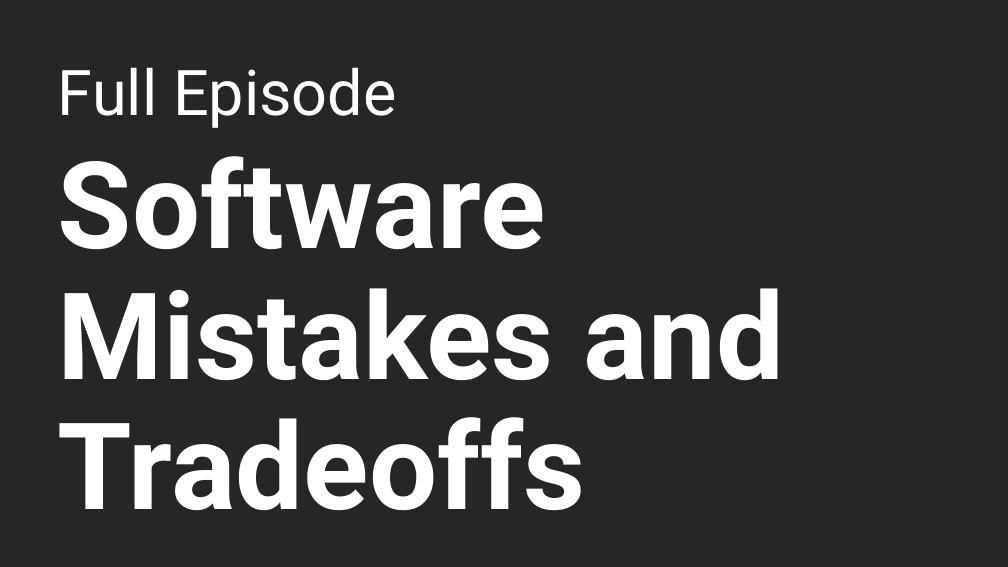
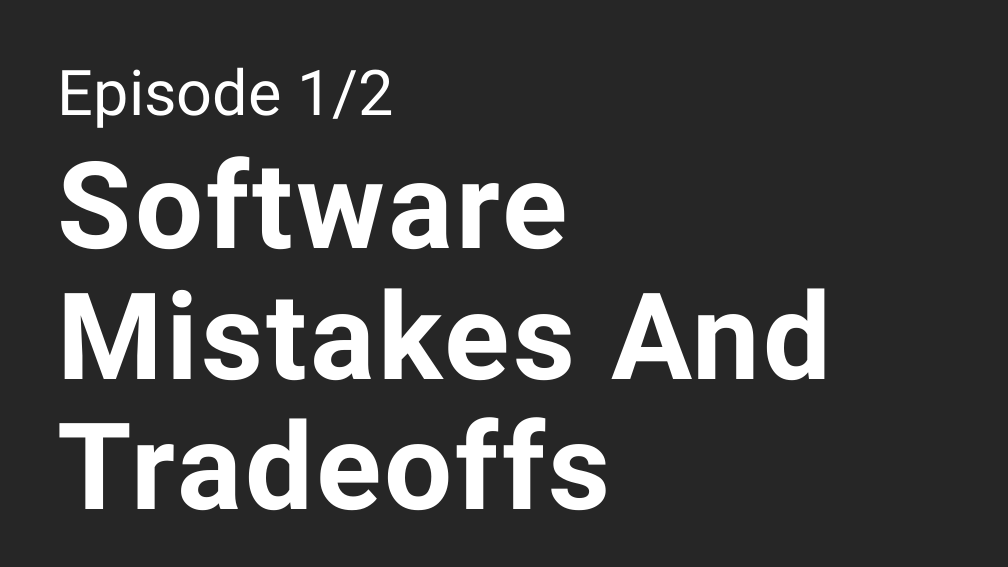
Before and after one commit to naruepanart/youtube-thumbnail, a slide deck: slide 1 of Youtube-Thumbnail.pptx. Drawn at 1008x567 pixels with LibreOffice and Linux fonts; fonts in the diff are those of the drawing. Boxes give left, top, right and bottom in pixels: in the first picture for what was removed or moved away, otherwise in the second. Text is boxed around its words. In the diff, an @@ line names an element or a change of style, - is before the commit and + after.

```diff
--- a/Youtube-Thumbnail.pptx
+++ b/Youtube-Thumbnail.pptx
@@ text at [58, 67, 394, 128]: text changed @@
-Full Episode
+Episode 1/2
@@ title at [58, 156, 831, 510]: text changed @@
-Software Mistakes and Tradeoffs
+Software Mistakes And Tradeoffs
```
Also in this commit, not shown: 2 slides added.
